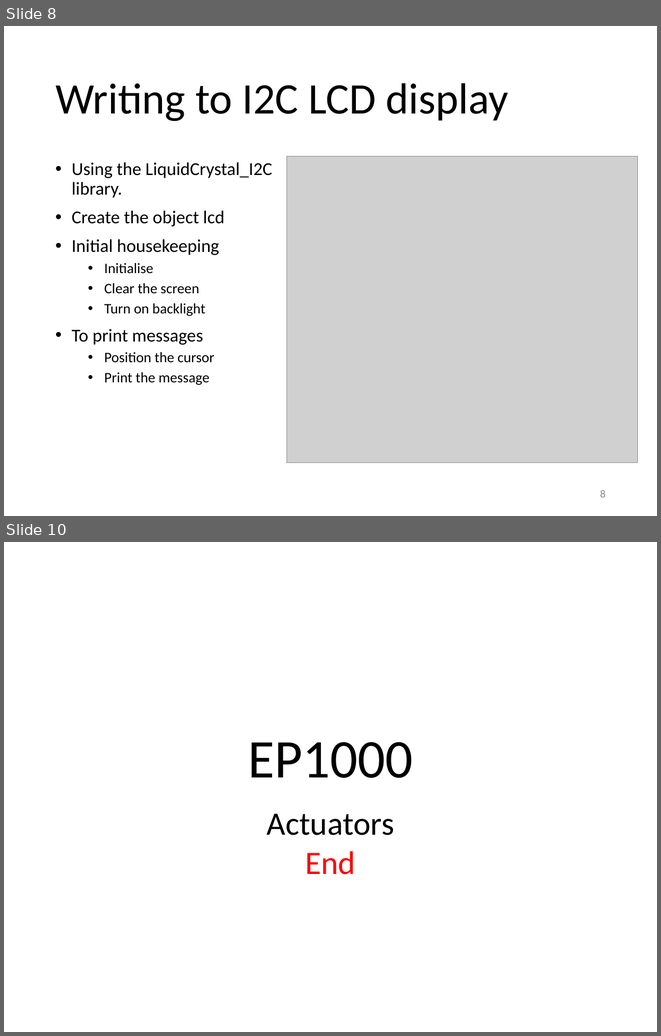
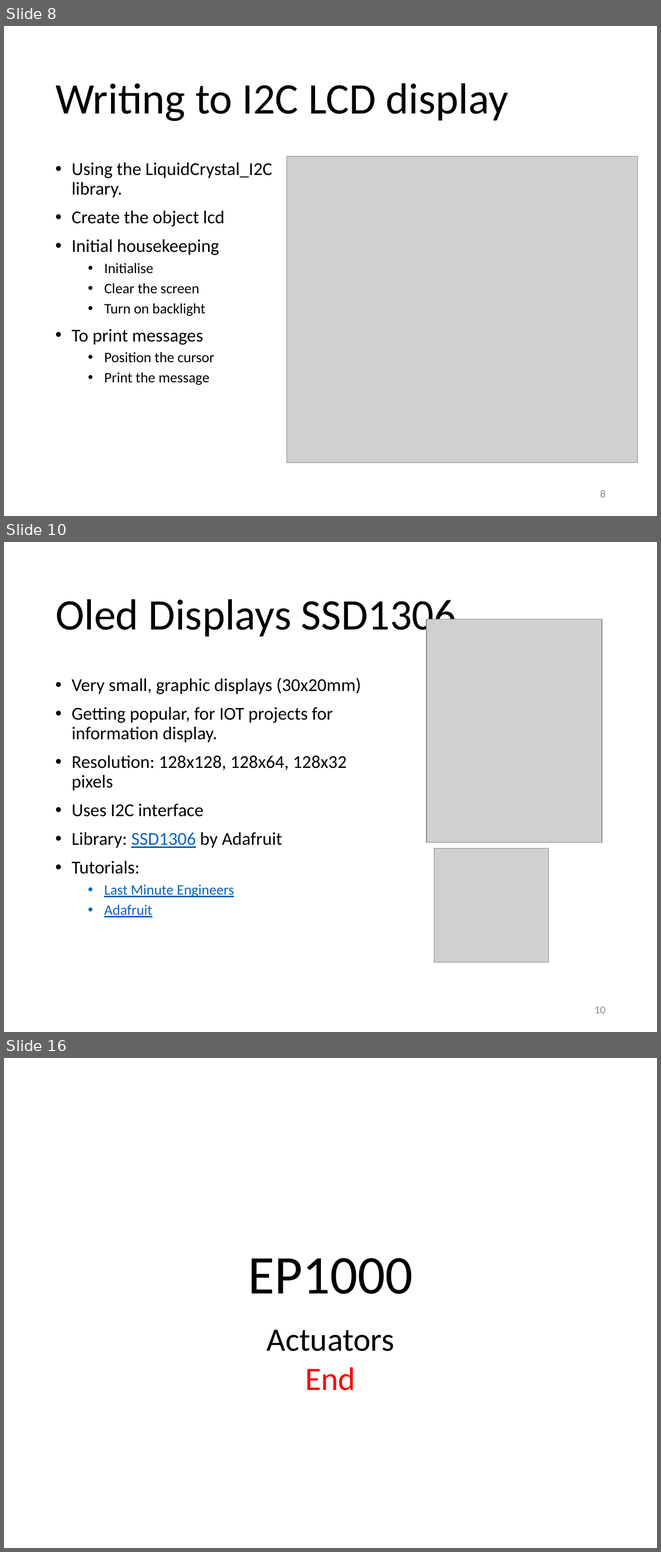
Before and after one commit to RDorville/digfab, a slide deck: presentations/ep1000_actuators/ep1000_actuators.pptx. Shown one above the other, each under a label of ours: slides 8 and 10 before the commit, slides 8, 10 and 16 after it; the slides between them are not shown. The pictures are 661x1036 and 661x1552 pixels, drawn with LibreOffice and Linux fonts; fonts in the diff are those of the drawing; grey boxes stand for pictures; background and template pictures are left out. Boxes give left, top, right and bottom in pixels: in the first picture for what was removed or moved away, otherwise in the second. Text is boxed around its words. In the diff, an @@ line names an element or a change of style, - is before the commit and + after.

```diff
--- a/presentations/ep1000_actuators/ep1000_actuators.pptx
+++ b/presentations/ep1000_actuators/ep1000_actuators.pptx
@@ slide 10 added at (4, 542, 657, 1032), background #FFFFFF @@
@@ title added at (55, 599, 456, 640), 48 pt, text #000000 @@
+Oled Displays SSD1306
@@ picture added at (426, 619, 602, 843) @@
@@ text added at (72, 678, 361, 917), 20 pt, text #000000 @@
+• Very small, graphic displays (30x20mm)
+• Getting popular, for IOT projects for information display.
+• Resolution: 128x128, 128x64, 128x32 pixels
+• Uses I2C interface
+• Library: SSD1306 by Adafruit
+• Tutorials:
+  • Last Minute Engineers
+  • Adafruit
@@ picture added at (434, 848, 548, 962) @@
@@ page number added at (594, 1006, 606, 1013), 12 pt, text #8C8C8C @@
+10
@@ what was slide 10 is now slide 16 @@
```
Also in this commit, not shown: 4 slides changed, 5 other slides added, 14 other files.
